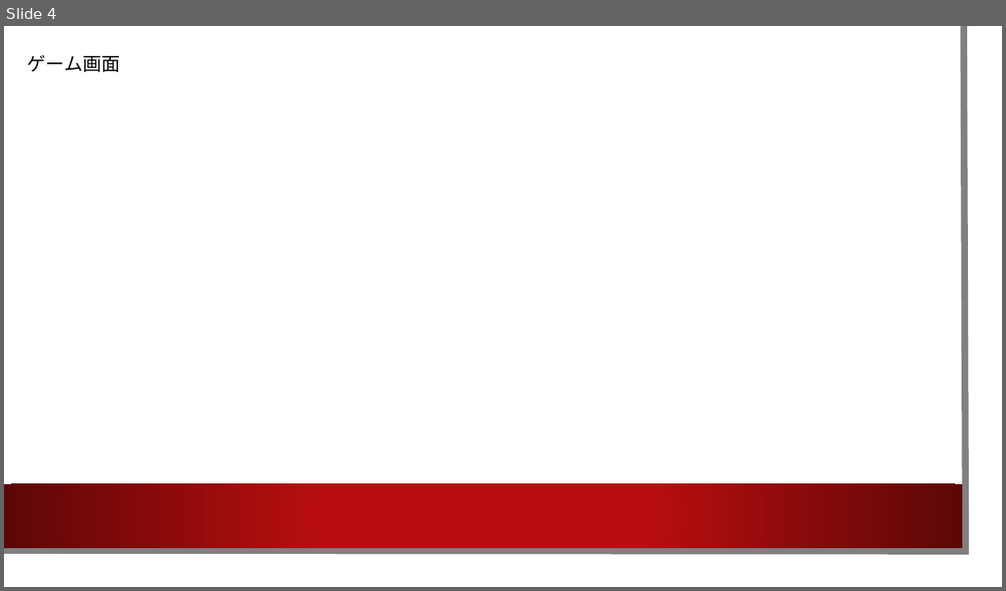
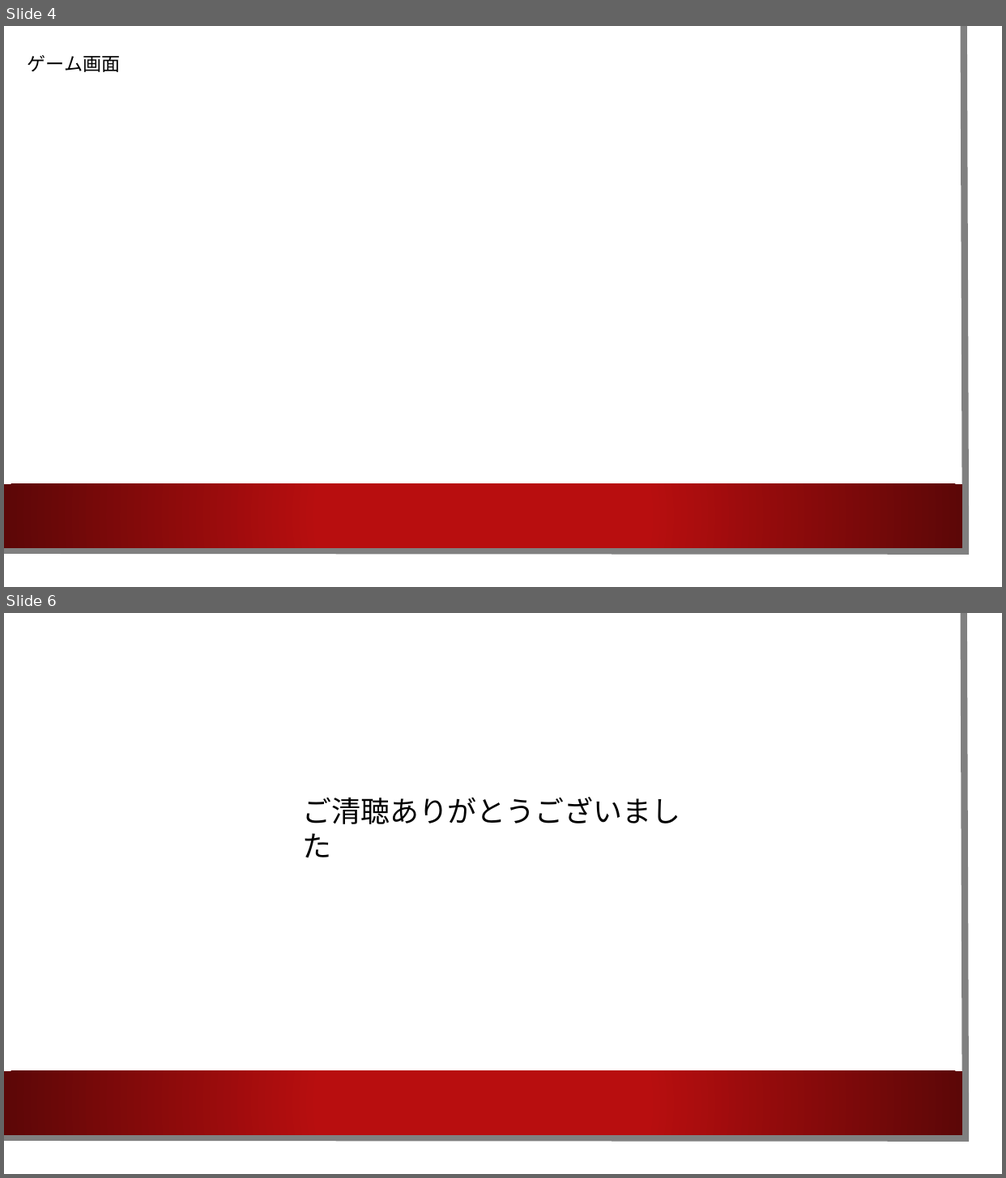
Before and after one commit to toruSIF378/UnityZombie, a slide deck: Zombie.pptx. Shown one above the other, each under a label of ours: slide 4 before the commit, slides 4 and 6 after it; the slides between them are not shown. The pictures are 1006x591 and 1006x1178 pixels, drawn with LibreOffice and Linux fonts; fonts in the diff are those of the drawing; background and template pictures are left out. Boxes give left, top, right and bottom in pixels: in the first picture for what was removed or moved away, otherwise in the second. Text is boxed around its words. In the diff, an @@ line names an element or a change of style, - is before the commit and + after.

```diff
--- a/Zombie.pptx
+++ b/Zombie.pptx
@@ slide 6 added at <box>4,613,1002,1174</box>, background picture (left out); not listed: 3 template elements that a slide beside it also shows @@
@@ text added at <box>303,797,681,824</box>, 28 pt, text #000000 @@
+ご清聴ありがとうございました
```
Also in this commit, not shown: 2 slides changed, 1 other slide added, 1 slide removed.
